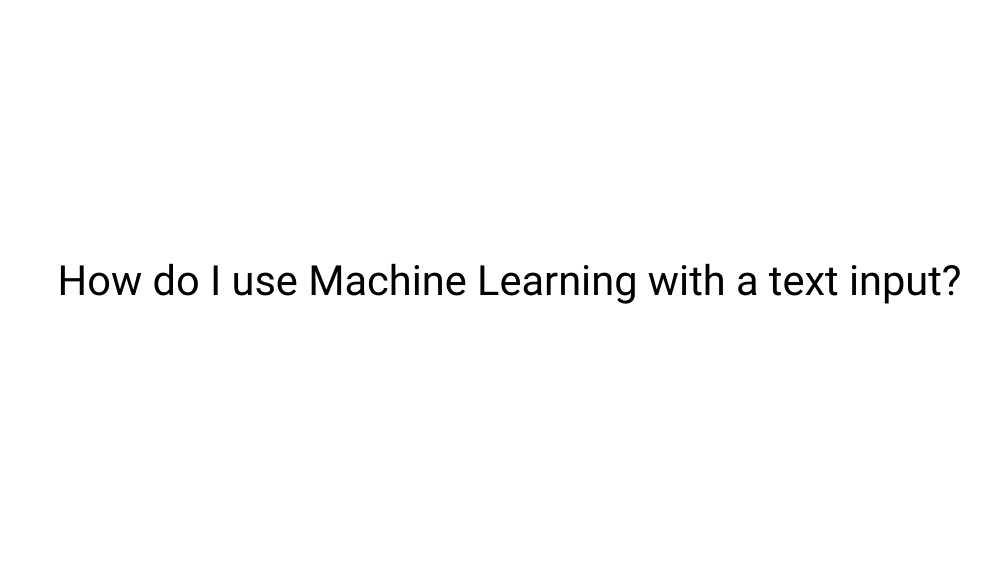
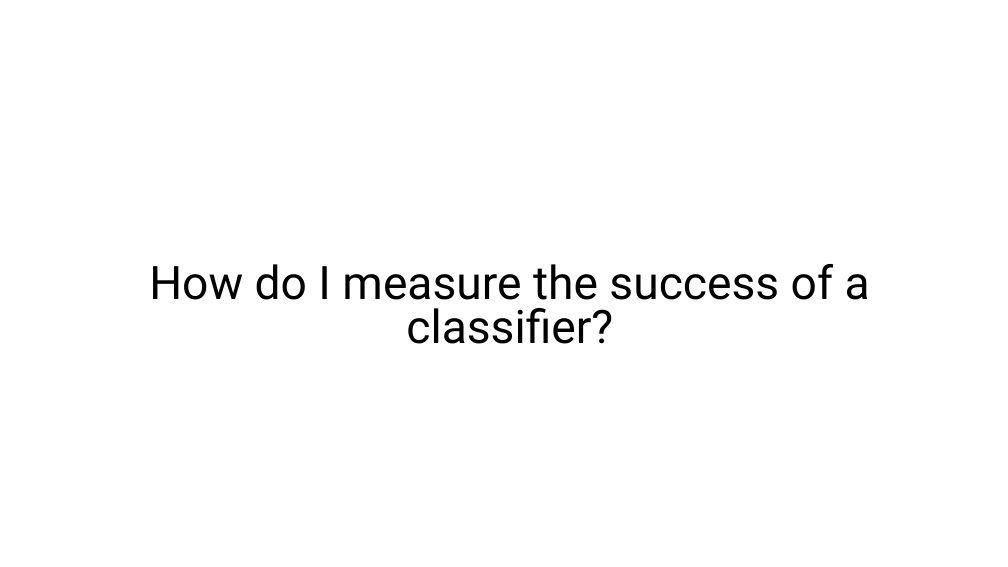
Before and after one commit to ccgcyber/Predictive-Analytics-with-Spark-in-HDInsight, a slide deck: slide 18 of PPT/Module 3.pptx (slide 17 before the commit). Drawn at 1008x567 pixels with LibreOffice and Linux fonts; fonts in the diff are those of the drawing. Boxes give left, top, right and bottom in pixels: in the first picture for what was removed or moved away, otherwise in the second. Text is boxed around its words. In the diff, an @@ line names an element or a change of style, - is before the commit and + after.

```diff
--- a/PPT/Module 3.pptx
+++ b/PPT/Module 3.pptx
@@ title at bbox=[149, 264, 870, 344]: text changed; size 39.6 to 44 pt @@
-How do I use Machine Learning with a text input?
+How do I measure the success of a classifier?
```
Also in this commit, not shown: 5 other slides changed, 75 slides added, 26 slides removed, 6 other files.
